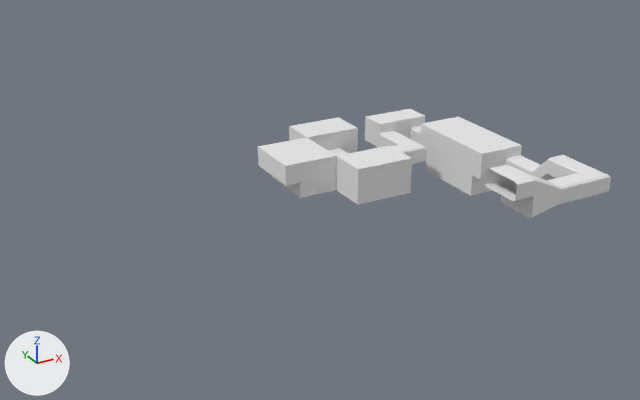
The Blender file Assets/Models/Level1V2.blend: old version first, new version second.
Camera for both pictures: a camera (50 mm lens) standing at (-85.7, -144.3, 67.8) and looking at (-14.4, -14.6, 3.0). Lighting does not change. The marker at lower left points along +X, +Y and +Z.

In view in the first picture: 'Level1'.
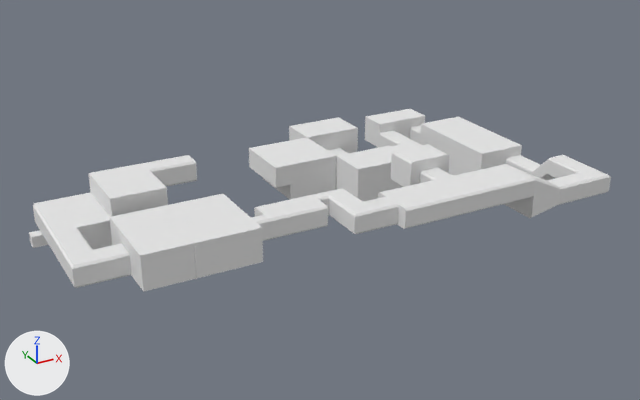
Location of each change, (x1, y1, x2, y2) in pixels of the pictures (640 x 400 px; the box of a moved part takes in the faces that stretch with it):
'Level1', reshaped (65% wider, 67% taller)
    before: (258, 109, 611, 218)
    after: (29, 109, 611, 292)
part 1 of me_cube, added
    after: (194, 246, 198, 279)
part 2 of me_cube, built on
    before: (485, 165, 520, 213)
    after: (29, 144, 520, 292)
part 3 of me_cube, moved or reshaped
    before: (258, 137, 337, 198)
    after: (249, 137, 337, 199)

The change, as a list of edits to the scene's bpy script:
```text
Add mat_labyrinth:
    mat_labyrinth = diffuse_material('Labyrinth')
    mat_labyrinth.base_color = (0.8, 0.8, 0.8)  # white #e7e7e7
Add mat_edges_notemmision:
    mat_edges_notemmision = diffuse_material('Edges_NotEmmision')
    mat_edges_notemmision.base_color = (0.8, 0.8, 0.8)  # white #e7e7e7
Change me_cube:
    used by ob_level1; location = (0.0, 0.0, 2.0); scale = (2.0, 2.0, 2.0)
    remove me_cube.from_pydata(...)  # 434 vertices, 445 faces; spans x -8.5..16.1, y -20.6..8.0, z -3.3..4.8
    add me_cube.from_pydata(...)  # 1067 vertices, 1069 faces; spans x -32.0..16.1, y -20.6..8.0, z -3.3..6.5
    me_cube part 1: a new loose piece of 68 vertices spanning x -25.1..-21.9, y -20.2..-14.2, z 3.0..5.5, in mat_labyrinth (white #e7e7e7)
    me_cube part 2: 6 vertices moved from x 6.1, y -20.3..-16.9, z 1.0..4.8 to x 6.1, y -20.4..-16.8, z 1.0..4.8; 8 vertices removed from x 4.1, y -20.6..-16.6, z 3.0..4.8; 393 vertices added at x -32.0..1.6, y -20.6..-2.6, z 0.0..6.5
    me_cube part 3: 36 vertices moved from x -8.5..-7.0, y -3.0..3.0, z -1.0..2.6 to x -9.5..-8.0, y -3.0..3.0, z -1.0..2.6
    add me_cube.materials.append(mat_edges_notemmision)  # white #e7e7e7
    add me_cube.materials.append(mat_labyrinth)  # white #e7e7e7
Add ob_level1_keycard_doorright:
    ob_level1_keycard_doorright = bpy.data.objects.new('Level1_KeyCard_DoorRight', me_cube_003.copy())  # the mesh of ob_level1_doorleft
    ob_level1_keycard_doorright.location = (-10.0, -37.2, 10.0)
    ob_level1_keycard_doorright.scale = (2.0, 2.0, 2.0)
Add ob_level1_keycard_doorleft:
    ob_level1_keycard_doorleft = bpy.data.objects.new('Level1_KeyCard_DoorLeft', me_cube_004.copy())  # the mesh of ob_level1_doorright
    ob_level1_keycard_doorleft.location = (-10.0, -37.2, 10.0)
    ob_level1_keycard_doorleft.scale = (2.0, 2.0, 2.0)
```
